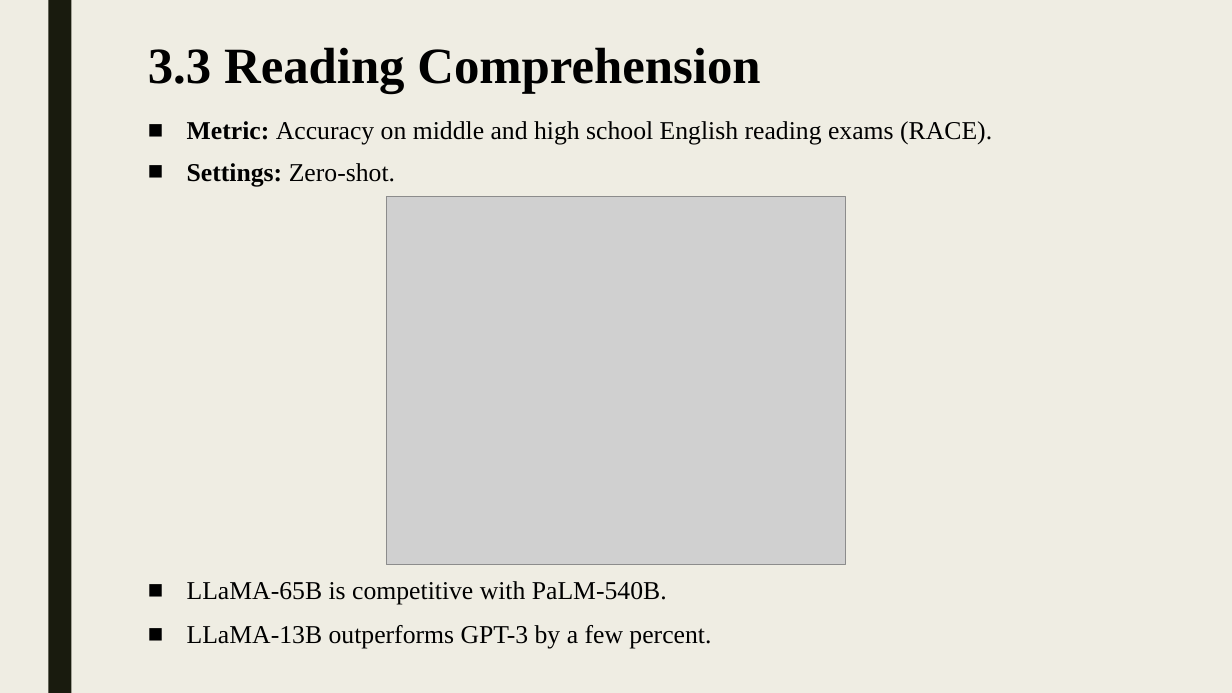
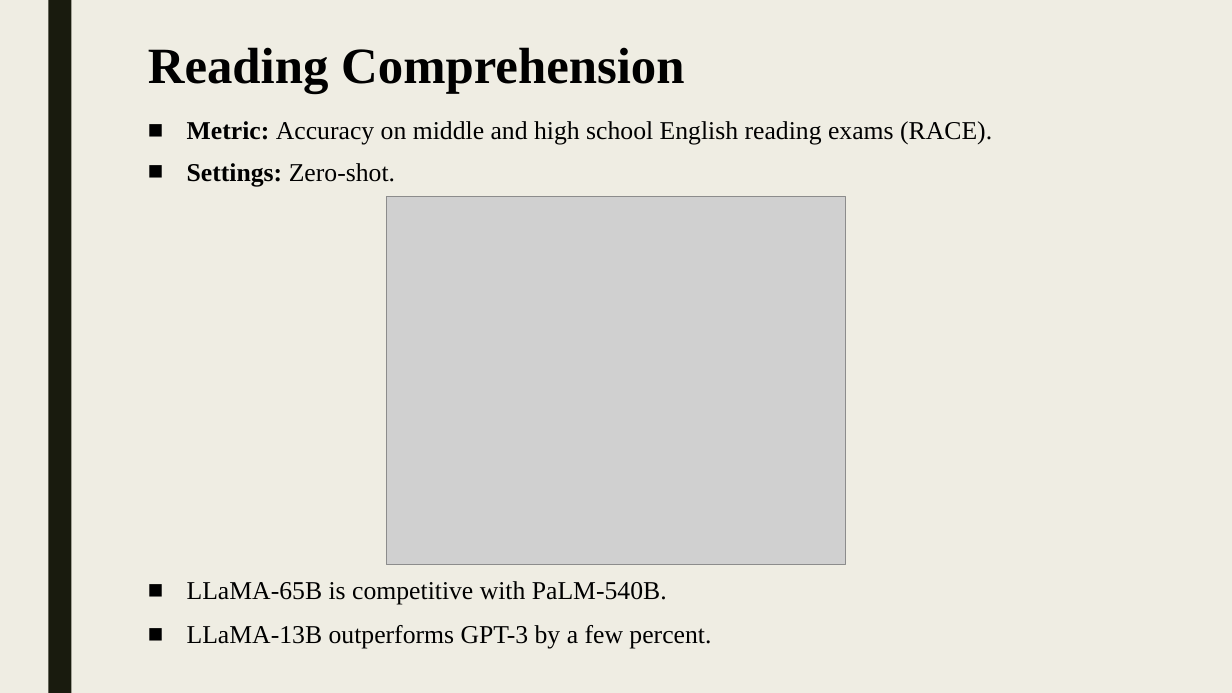
Before and after one commit to shlomi1993/llm-from-scratch, a slide deck: slide 12 of presentation/Lecture Slides.pptx (slide 9 before the commit). Drawn at 1232x693 pixels with LibreOffice and Linux fonts; fonts in the diff are those of the drawing; grey boxes stand for pictures. Boxes give left, top, right and bottom in pixels: in the first picture for what was removed or moved away, otherwise in the second. Text is boxed around its words. In the diff, an @@ line names an element or a change of style, - is before the commit and + after.

```diff
--- a/presentation/Lecture Slides.pptx
+++ b/presentation/Lecture Slides.pptx
@@ title at bbox=[148, 47, 684, 94]: text changed @@
-3.3 Reading Comprehension
+Reading Comprehension
```
Also in this commit, not shown: 3 other slides changed, 3 slides added, 2 slides removed.
